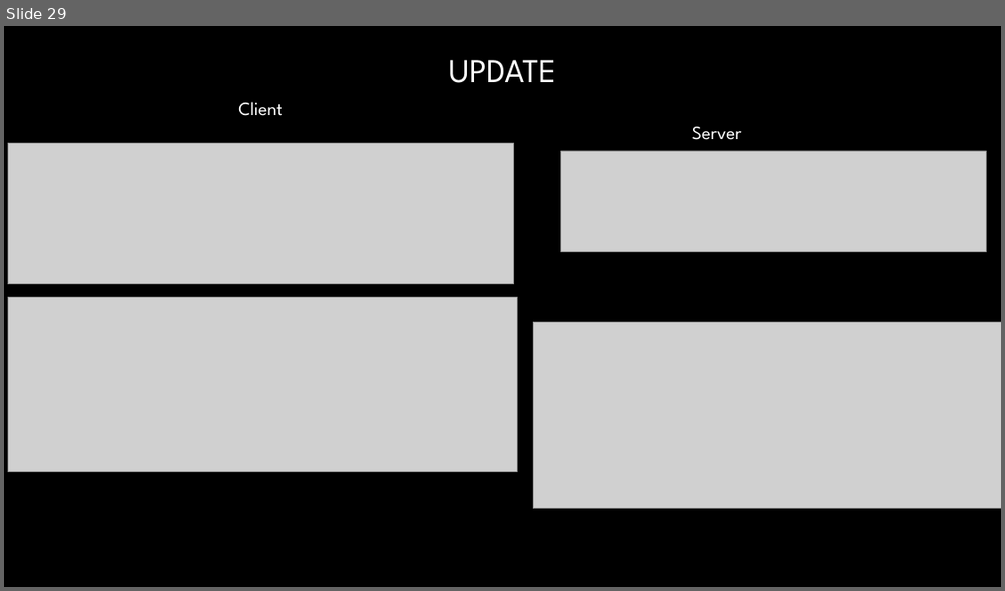
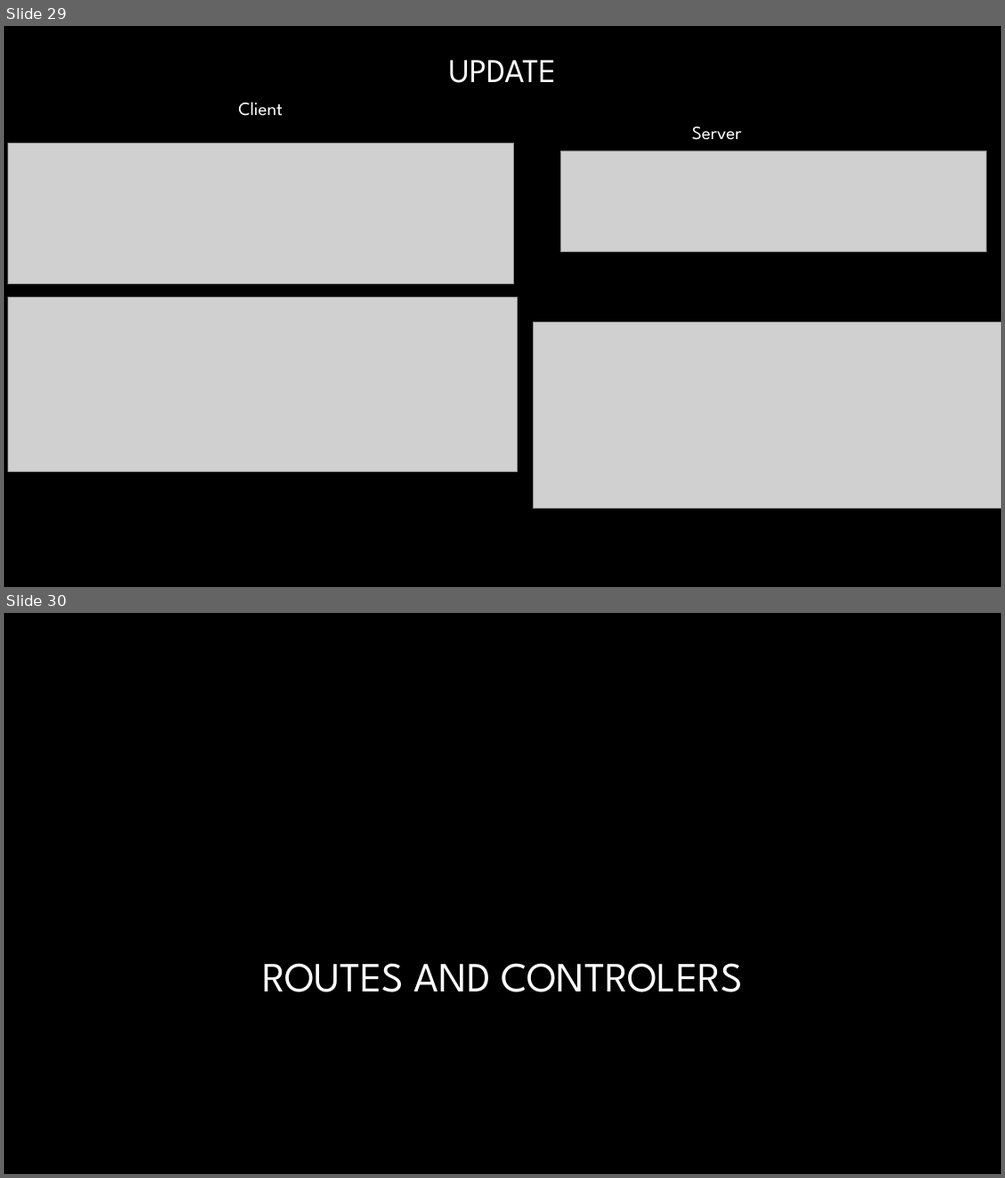
Before and after one commit to talyaron/fullstack-itc-may21, a slide deck: 05-Node/03-express/00-presentation/express-recap.pptx. Shown one above the other, each under a label of ours: slide 29 before the commit, slides 29 and 30 after it. The pictures are 1005x591 and 1005x1178 pixels, drawn with LibreOffice and Linux fonts; fonts in the diff are those of the drawing; grey boxes stand for pictures; background and template pictures are left out. Boxes give left, top, right and bottom in pixels: in the first picture for what was removed or moved away, otherwise in the second. Text is boxed around its words. In the diff, an @@ line names an element or a change of style, - is before the commit and + after.

Commit message:
routes init

```diff
--- a/05-Node/03-express/00-presentation/express-recap.pptx
+++ b/05-Node/03-express/00-presentation/express-recap.pptx
@@ slide 30 added at [4,613,1001,1174], background picture (left out) @@
@@ title added at [262,963,743,992], 40 pt, text gradient #FFFFFF to #A6A6A6 @@
+ROUTES AND CONTROLERS
```
Also in this commit, not shown: 37 other files.
